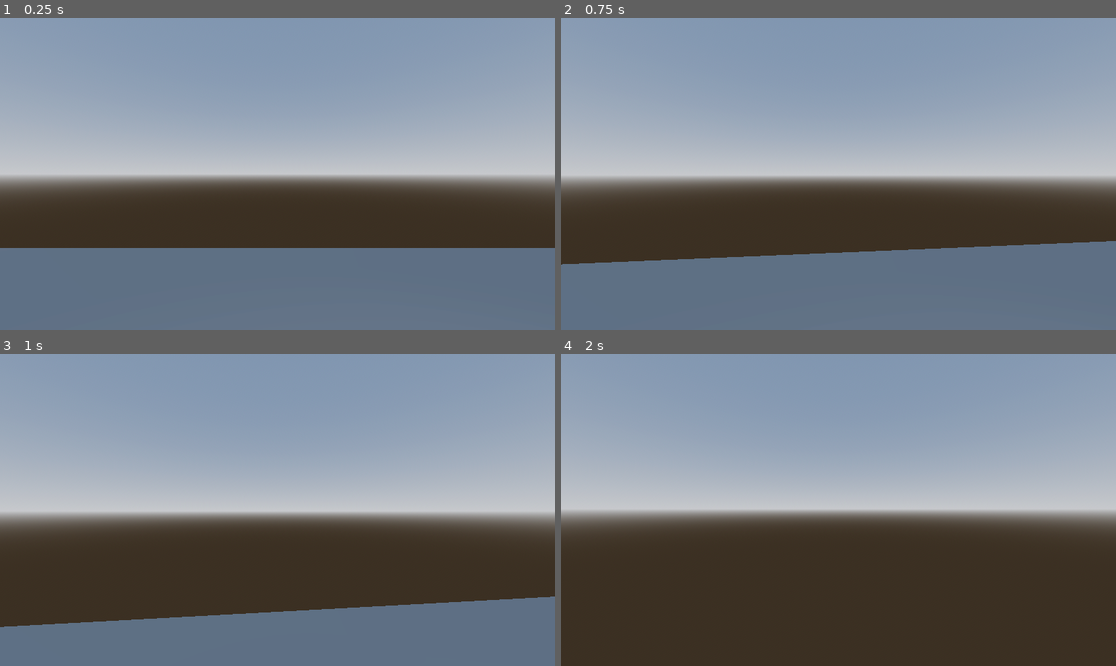
Above: before the commit, frames 1-4 (two rows, left to right).
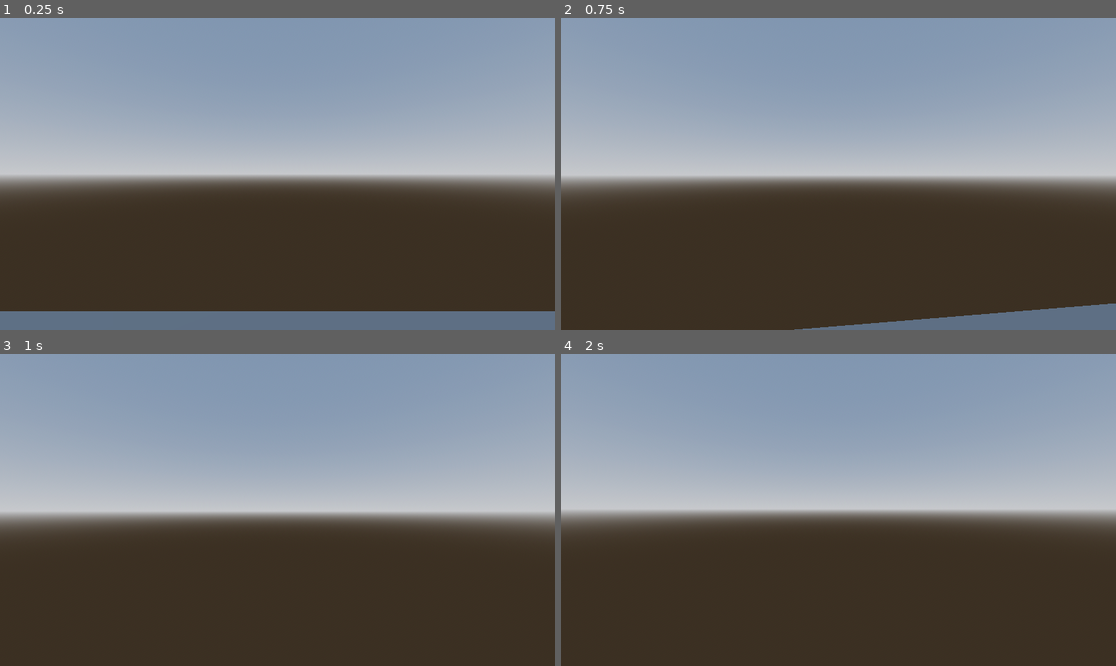
Above: after the commit, the same moments.

Repository: city-high-rider/soulswap
Game: Godot game, scene res://test_level.tscn
The game is run twice, just before and just after one commit, with the same random seed, the same clock (stepped at 60 frames per second) and the same inputs. The project has no main scene, so this scene is started directly.
Inputs (mouse positions are in pixels of both pictures, inside the frame that each line leads up to):
- Up to frame 1 (0.25 s): no input
- Up to frame 2 (0.75 s): tap Enter (ui_accept) at 0.5 s; move the mouse to (866, 174) at 0.52 s; hold W (forward) from 0.53 s (still down); tap F (possess) at 0.6 s
- Up to frame 3 (1 s): keep holding W (forward); tap Enter (ui_accept) at 0.77 s
- Up to frame 4 (2 s): keep holding W (forward); move the mouse to (810, 510) at 1.27 s; tap F (possess) at 1.35 s; tap Enter (ui_accept) at 1.52 s

The runs differ from the first frame. In frame 1, 20% of the frame differs, in the area x 0-100%, y 73-94%; in frame 2, 22%, in the area x 0-100%, y 71-100%; in frame 3, 17%; in frame 4, nothing differs.

Commit message:
add box in test level

Diff:
--- a/test_level.tscn
+++ b/test_level.tscn
@@ -32,14 +32,18 @@
 [node name="floor" type="CSGBox3D" parent="CSGCombiner3D"]
 size = Vector3(14.507, 0.349575, 13.4162)
 
+[node name="CSGBox3D" type="CSGBox3D" parent="CSGCombiner3D"]
+transform = Transform3D(1, 0, 0, 0, 1, 0, 0, 0, 1, 0, 2.17844, 0)
+size = Vector3(5.24708, 4.09761, 4.13243)
+
 [node name="PossessableBody" parent="." node_paths=PackedStringArray("ghost") instance=ExtResource("1_0ans4")]
-transform = Transform3D(1, 0, 0, 0, 1, 0, 0, 0, 1, -0.854058, 1.10567, -2.36493)
+transform = Transform3D(1, 0, 0, 0, 1, 0, 0, 0, 1, -0.854058, 1.10567, -4.36493)
 ghost = NodePath("../PlayerGhost")
 
 [node name="PlayerGhost" parent="." instance=ExtResource("2_6lav1")]
 
 [node name="PossessableBody2" parent="." node_paths=PackedStringArray("ghost") instance=ExtResource("1_0ans4")]
-transform = Transform3D(1, 0, 0, 0, 1, 0, 0, 0, 1, 2.88552, 1.3641, 1.75498)
+transform = Transform3D(1, 0, 0, 0, 1, 0, 0, 0, 1, 0.949069, 5.3505, 0.314417)
 ghost = NodePath("DummyGhost")
 
 [node name="DummyGhost" parent="PossessableBody2" instance=ExtResource("3_33ie2")]
